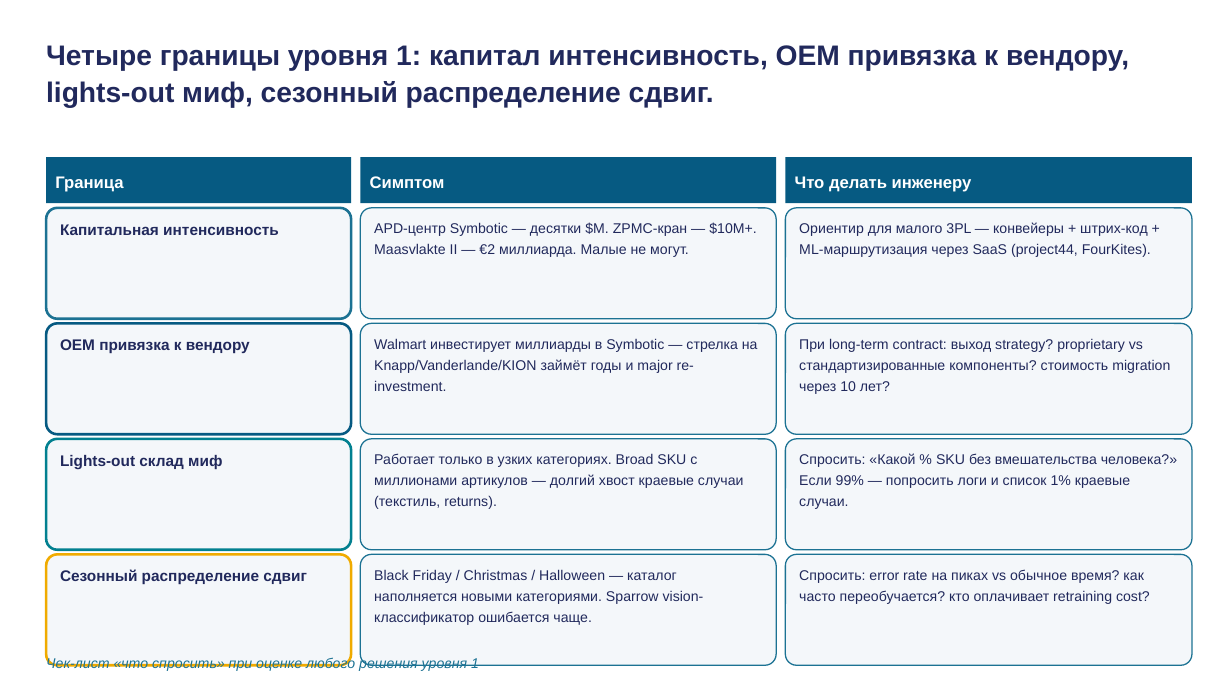
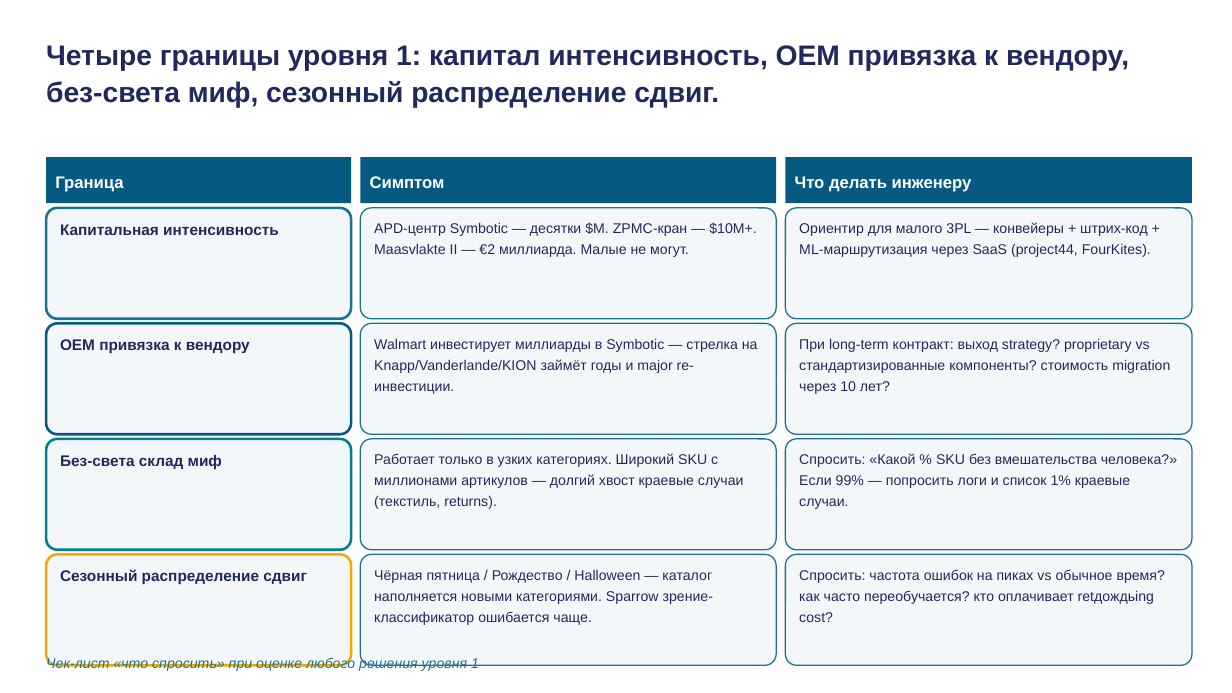
Before and after one commit to tellina-study/AI-usage-lessons, a slide deck: slide 12 of library/lectures/lec-13/rendered/lec-13.pptx. Drawn at 1232x693 pixels with LibreOffice and Linux fonts; fonts in the diff are those of the drawing. Boxes give left, top, right and bottom in pixels: in the first picture for what was removed or moved away, otherwise in the second. Text is boxed around its words. In the diff, an @@ line names an element or a change of style, - is before the commit and + after.

```diff
--- a/library/lectures/lec-13/rendered/lec-13.pptx
+++ b/library/lectures/lec-13/rendered/lec-13.pptx
@@ text at bbox=[46, 45, 1129, 108]: text changed @@
-Четыре границы уровня 1: капитал интенсивность, OEM привязка к вендору,
-lights-out миф, сезонный распределение сдвиг.
+Четыре границы уровня 1: капитал интенсивность, OEM привязка к вендору,
+без-света миф, сезонный распределение сдвиг.
@@ text at bbox=[374, 338, 758, 394]: text changed @@
-Walmart инвестирует миллиарды в Symbotic — стрелка на Knapp/Vanderlande/KION займёт годы и major re-investment.
+Walmart инвестирует миллиарды в Symbotic — стрелка на Knapp/Vanderlande/KION займёт годы и major re-инвестиции.
@@ text at bbox=[799, 338, 1170, 394]: text changed @@
-При long-term contract: выход strategy? proprietary vs стандартизированные компоненты? стоимость migration через 10 лет?
+При long-term контракт: выход strategy? proprietary vs стандартизированные компоненты? стоимость migration через 10 лет?
@@ text at bbox=[60, 455, 222, 469]: text changed @@
-Lights-out склад миф
+Без-света склад миф
@@ text at bbox=[374, 453, 744, 509]: text changed @@
-Работает только в узких категориях. Broad SKU с миллионами артикулов — долгий хвост краевые случаи (текстиль, returns).
+Работает только в узких категориях. Широкий SKU с миллионами артикулов — долгий хвост краевые случаи (текстиль, returns).
@@ text at bbox=[799, 569, 1165, 622]: text changed @@
-Спросить: error rate на пиках vs обычное время? как часто переобучается? кто оплачивает retraining cost?
+Спросить: частота ошибок на пиках vs обычное время? как часто переобучается? кто оплачивает retдождьing cost?
@@ text at bbox=[374, 570, 713, 625]: text changed @@
-Black Friday / Christmas / Halloween — каталог наполняется новыми категориями. Sparrow vision-классификатор ошибается чаще.
+Чёрная пятница / Рождество / Halloween — каталог наполняется новыми категориями. Sparrow зрение-классификатор ошибается чаще.
```
Also in this commit, not shown: 38 other slides changed, 9 other files.
